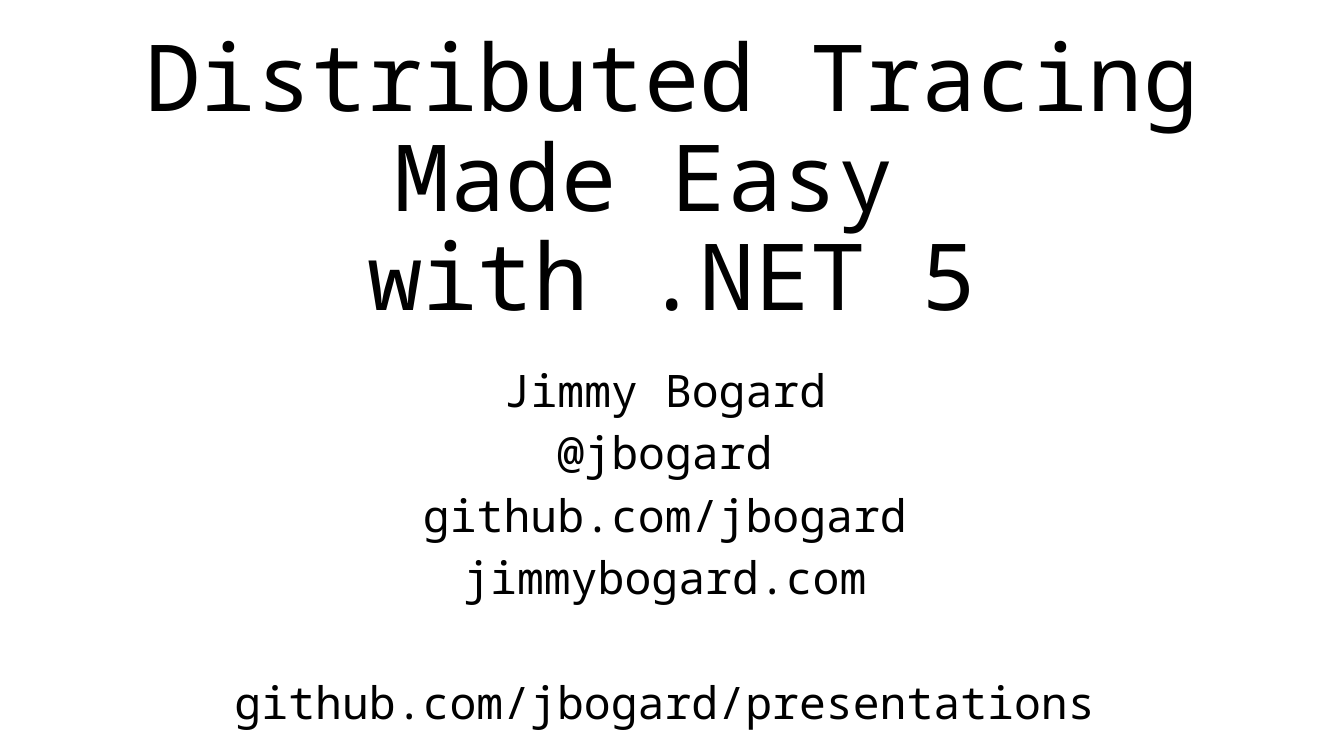
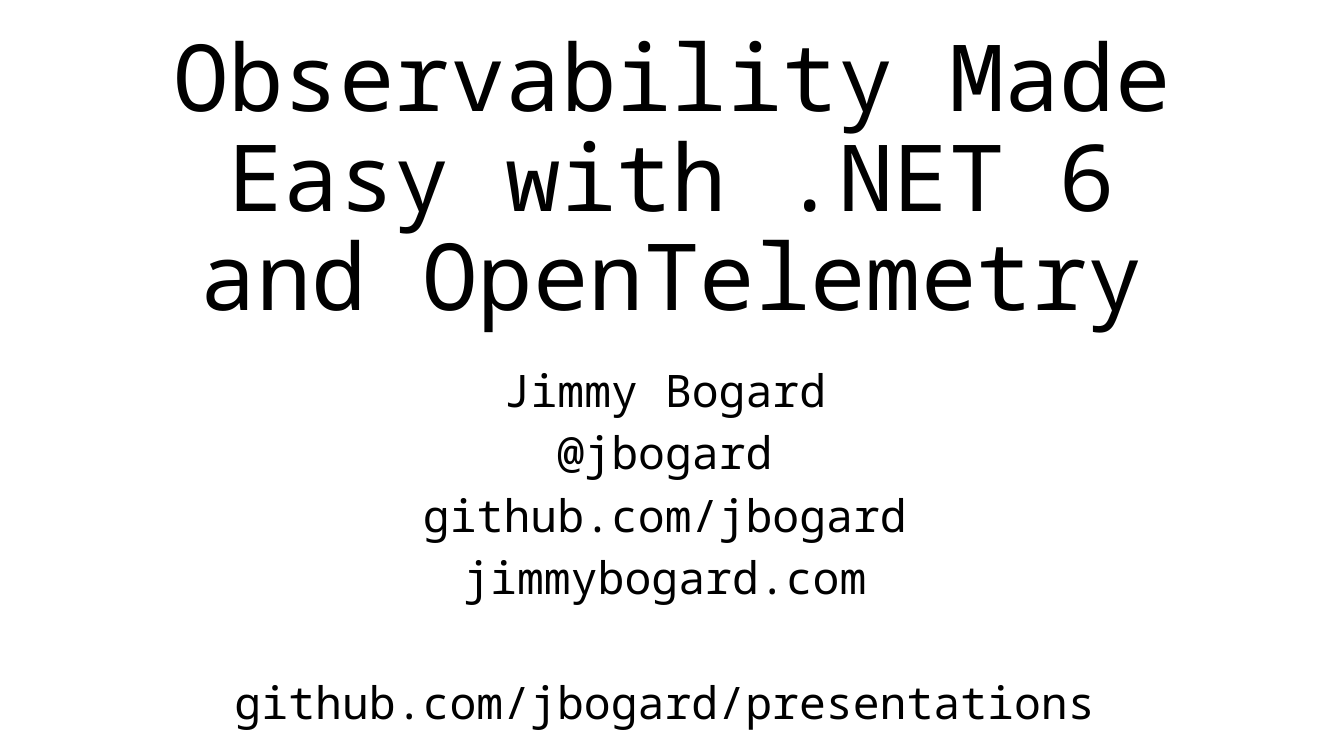
Before and after one commit to jbogard/presentations, a slide deck: slide 15 of DistributedTracing/DistributedTracing.pptx (slide 16 before the commit). Drawn at 1344x756 pixels with LibreOffice and Linux fonts; fonts in the diff are those of the drawing. Boxes give left, top, right and bottom in pixels: in the first picture for what was removed or moved away, otherwise in the second. Text is boxed around its words. In the diff, an @@ line names an element or a change of style, - is before the commit and + after.

```diff
--- a/DistributedTracing/DistributedTracing.pptx
+++ b/DistributedTracing/DistributedTracing.pptx
@@ title at (x1=173, y1=40, x2=1171, y2=333): text changed @@
-Distributed Tracing Made Easy
-with .NET 5
+Observability Made Easy with .NET 6 and OpenTelemetry
```
Also in this commit, not shown: 4 other slides changed, 1 slide added, 2 slides removed, 13 other files.
